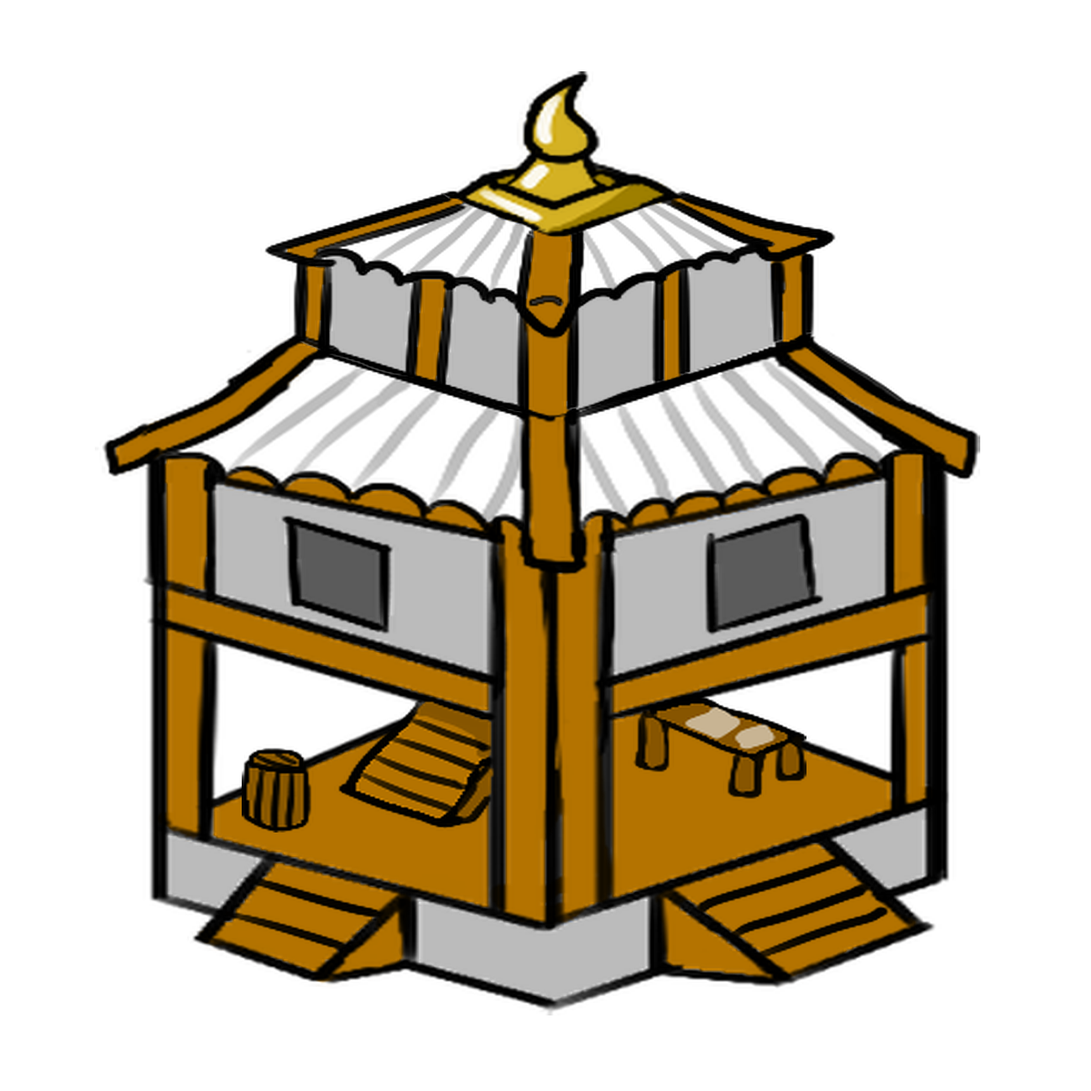
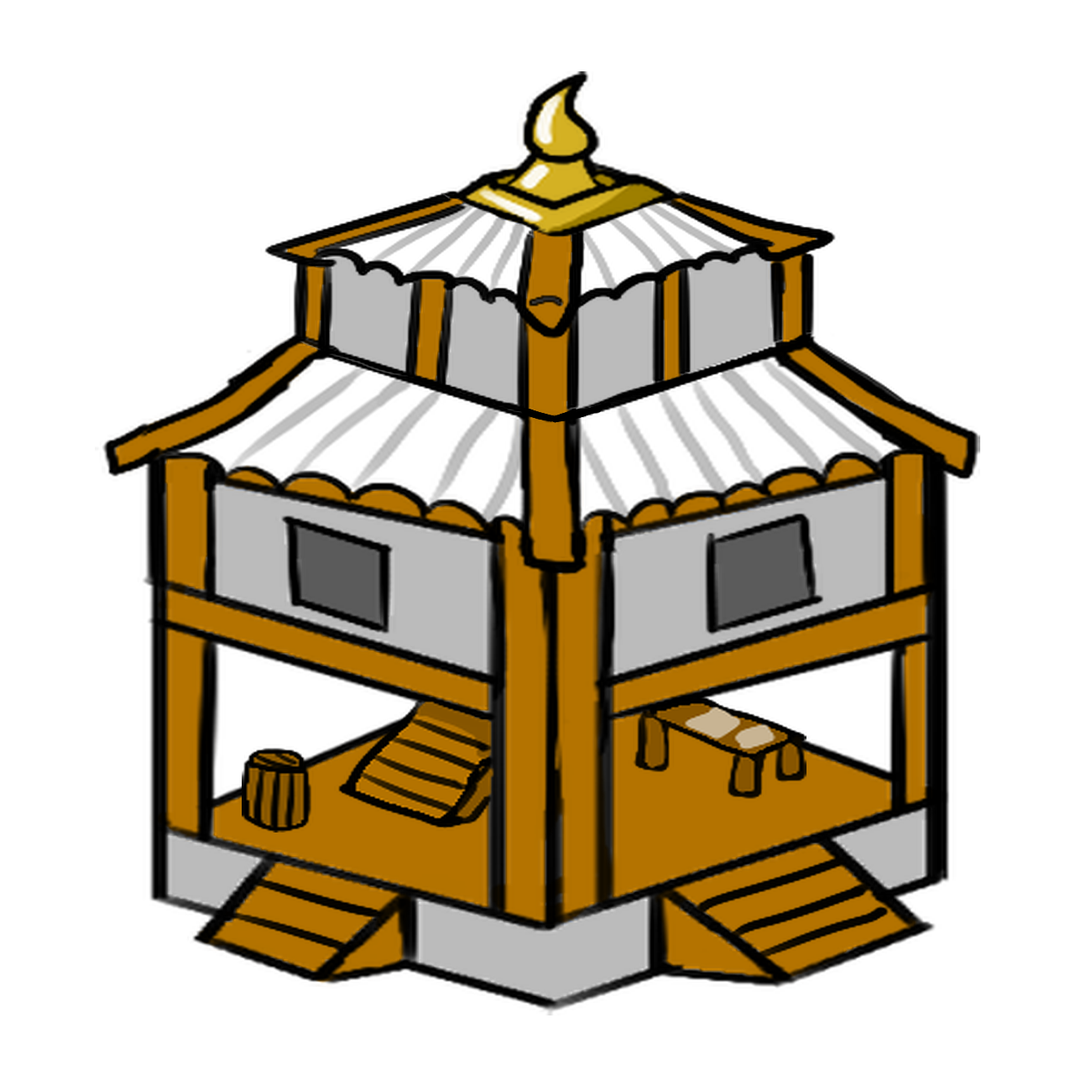
Layers edited between the first and the second 1091 × 1091 image:
painted on "sketch" over [521, 403, 612, 424]
painted on "color" over [521, 403, 612, 424]
